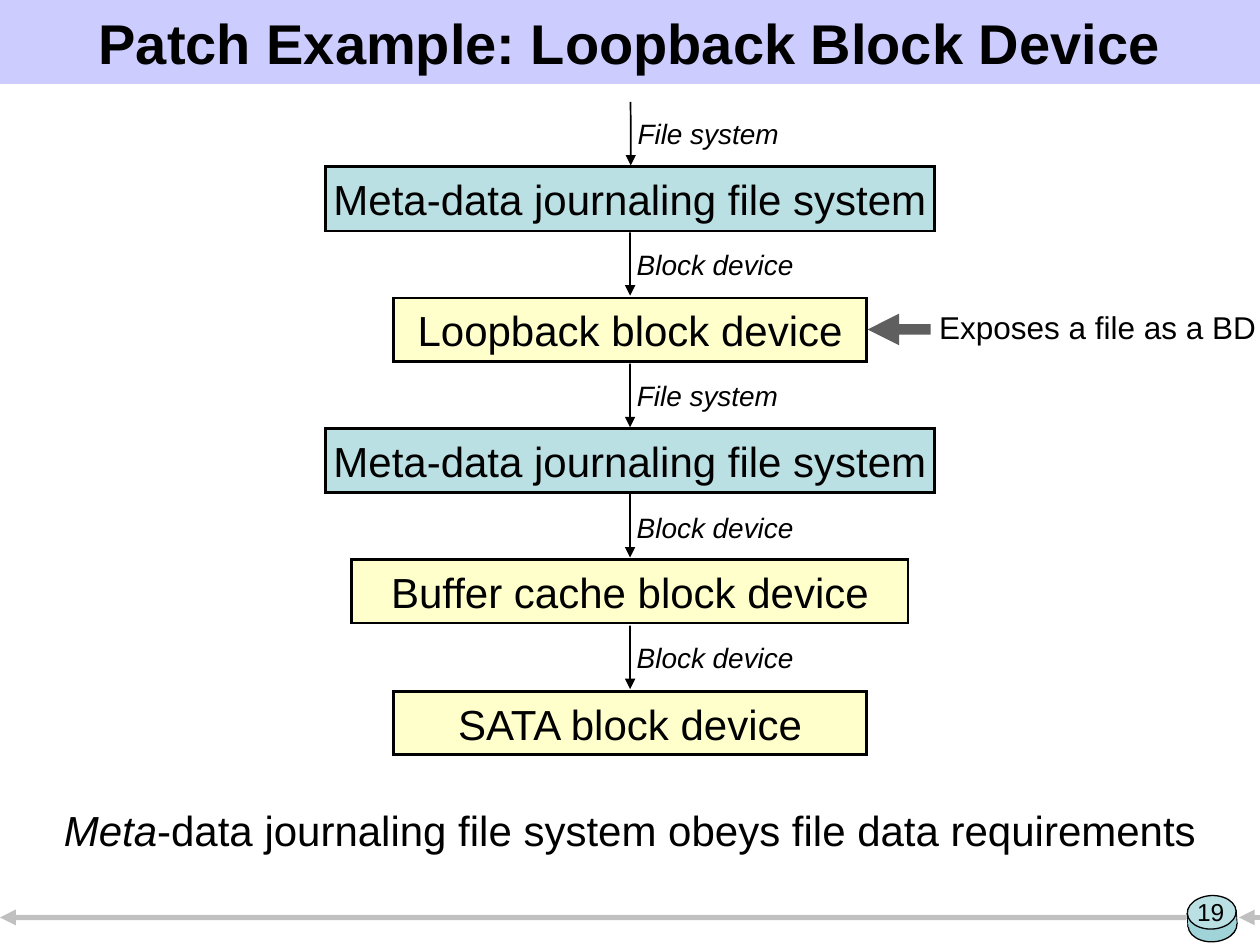
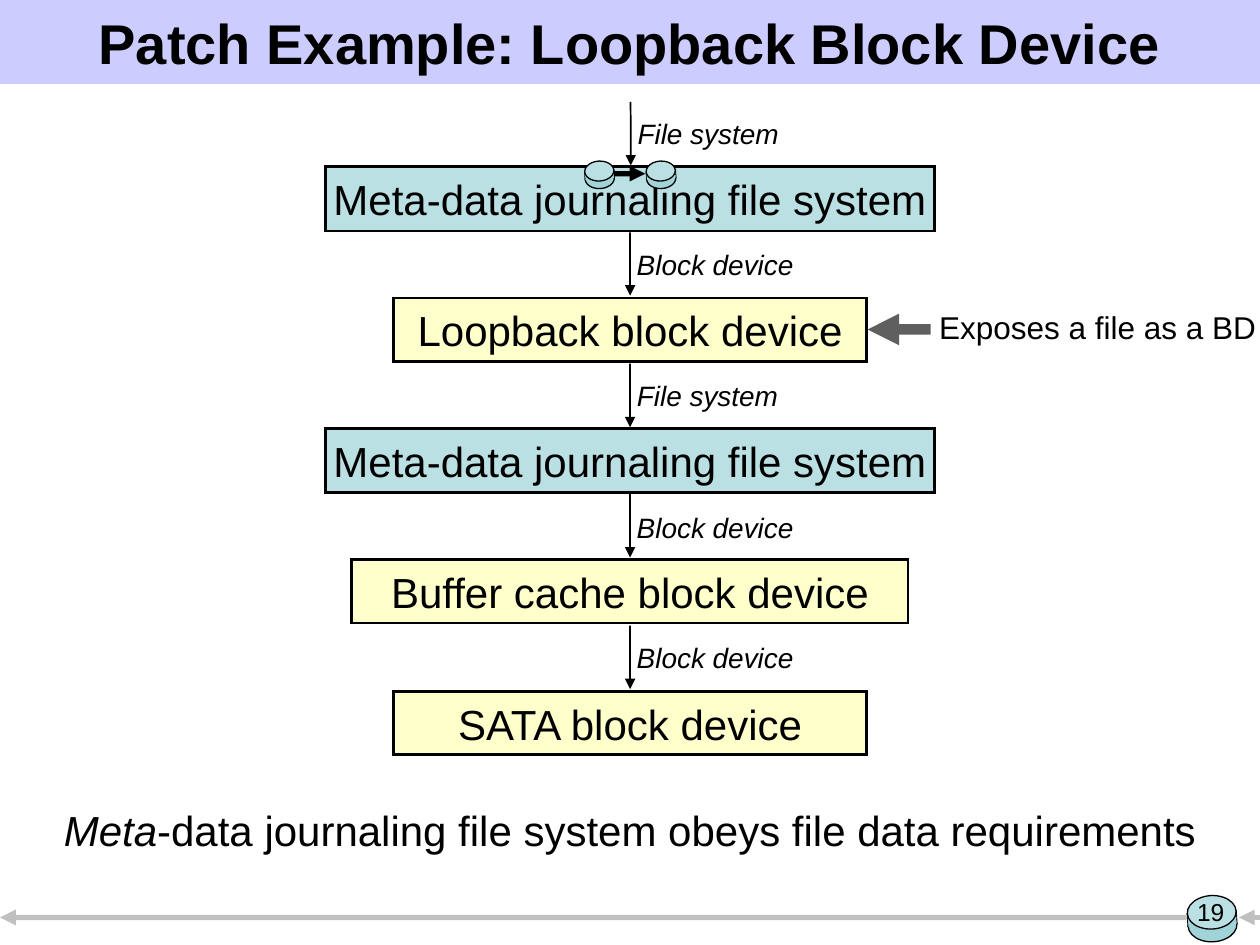
Before and after one commit to ucla-readable/fstitch-doc, a slide deck: slide 19 of sosp/pres.ppt. Drawn at 1260x945 pixels with LibreOffice and Linux fonts; fonts in the diff are those of the drawing. Boxes give left, top, right and bottom in pixels: in the first picture for what was removed or moved away, otherwise in the second. Text is boxed around its words. In the diff, an @@ line names an element or a change of style, - is before the commit and + after.

```diff
--- a/sosp/pres.ppt
+++ b/sosp/pres.ppt
@@ group added at (x1=584, y1=161, x2=676, y2=190): 4 rectangles, 4 ellipses, 1 arrow @@
```
Also in this commit, not shown: 7 other slides changed.
